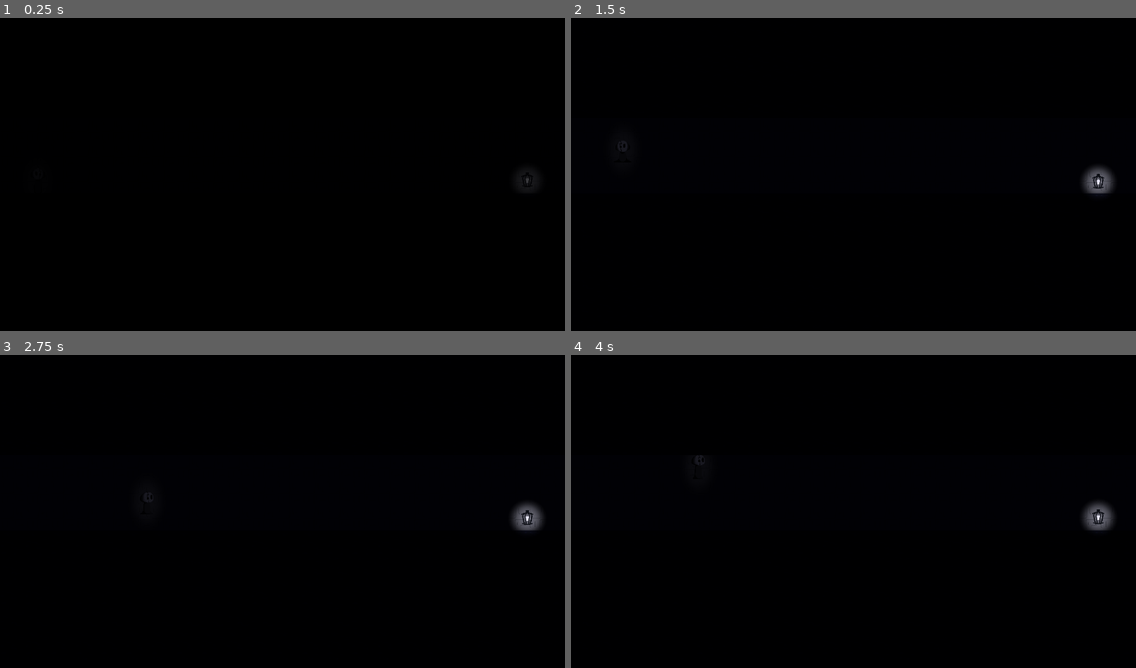
Above: before the commit, frames 1-4 (two rows, left to right).
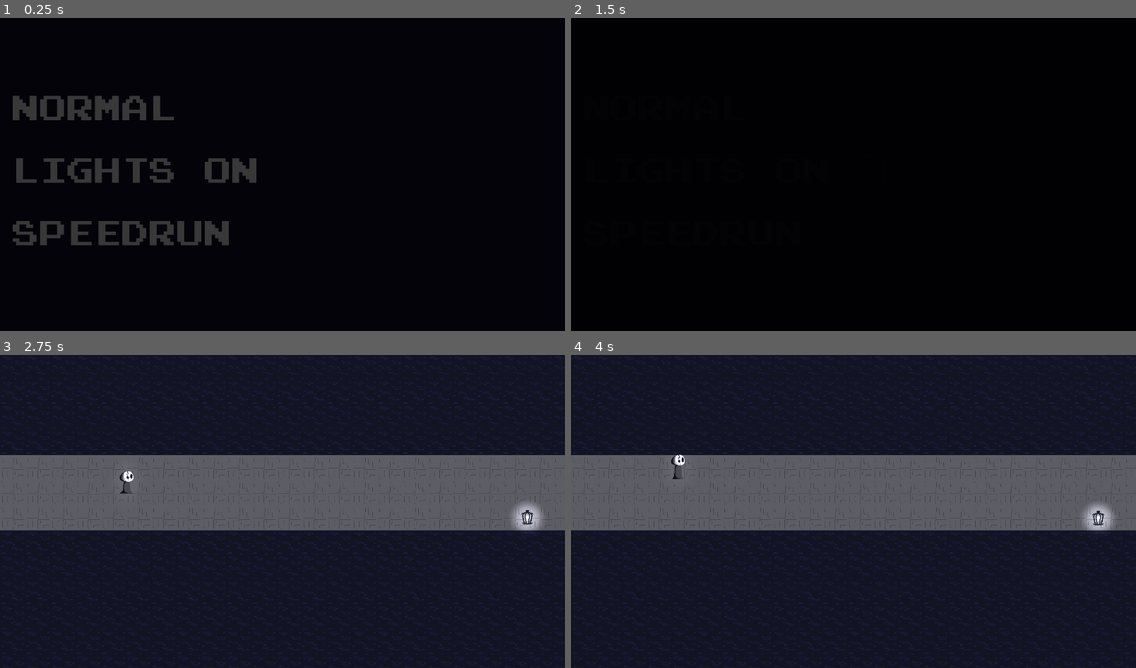
Above: after the commit, the same moments.

Repository: sammiemac/lost-gamejam
Game: Godot game, scene res://Screens/Difficulty.tscn
Same seed, same stepped clock (60 frames per second), same inputs: the game is played once before the commit and once after it. Before the commit the project starts from res://Levels/Level1.tscn.
Inputs (mouse positions are in pixels of both pictures, inside the frame that each line leads up to):
- Up to frame 1 (0.25 s): no input
- Up to frame 2 (1.5 s): click (734, 171) at 0.5 s, where only the run after the commit has a clickable "LIGHTS ON"; move the mouse to (977, 158) at 1.27 s; hold D (right) from 1.28 s (still down); tap W (up) at 1.35 s; click (977, 158) at 1.42 s
- Up to frame 3 (2.75 s): keep holding D (right); tap W (up) at 1.52, 1.82, 2.1, 2.27, 2.57 s; move the mouse to (169, 527) at 2.02 s; click (169, 527) at 2.17 s
- Up to frame 4 (4 s): move the mouse to (910, 442) at 2.77 s; release D (right) at 2.78 s; hold A (left) 2.78-3.53 s; tap W (up) at 2.85, 3.6, 3.77 s; click (910, 442) at 2.92 s; move the mouse to (825, 574) at 3.52 s; hold D (right) from 3.53 s (still down); click (825, 574) at 3.67 s

The runs differ from the first frame. In frame 1, 4.4% of the frame differs, in the area x 2-94%, y 24-73%; in frame 2, 0.4%; in frame 3, 100%, in the area x 0-100%, y 0-100%; in frame 4, 100%.

Commit message:
implementing different modes

Diff:
--- a/lost-gamejam/Global.gd
+++ b/lost-gamejam/Global.gd
@@ -1,5 +1,8 @@
 extends Node
 
+
+var lights_on = false
+var speedrun = false
 
 var level = 1
 
@@ -8,3 +11,9 @@
 var scene_done = false
 
 var deaths = 0
+
+var time_start = 0
+var time_now = 0
+
+func get_time():
+	pass
--- a/lost-gamejam/Levels/Level1.gd
+++ b/lost-gamejam/Levels/Level1.gd
@@ -1,12 +1,15 @@
 extends Node2D
 
 
+onready var global = get_node("/root/Global")
 onready var music = get_node("/root/Music")
 
 
 func _ready():
 	$AnimationPlayer.play("fade in")
 	music.play_music()
+	if global.lights_on:
+		$Shadow.visible = false
 
 
 func _on_Area2D_body_entered(body):
@@ -23,4 +26,5 @@
 	if anim_name == "fade in":
 		$AnimationPlayer.play("hover")
 	if anim_name == "fade out":
-		get_tree().change_scene("res://Levels/Scene1.tscn")
+# warning-ignore:return_value_discarded
+		get_tree().change_scene("res://Screens/Scene1.tscn")
--- a/lost-gamejam/Levels/Level2.gd
+++ b/lost-gamejam/Levels/Level2.gd
@@ -15,6 +15,11 @@
 	global.level = 2
 	$AnimationPlayer.play("fade in")
 	$AnimationPlayer.play("tut fade in")
+
+	if global.lights_on or global.speedrun:
+		$Shadow.visible = false
+	if global.speedrun:
+		$AnimationPlayer.play("tut off")
 
 
 func _process(_delta):
@@ -61,6 +66,7 @@
 
 func _on_Spike_body_entered(body):
 	if body.is_in_group("Player"):
+		global.deaths += 1
 		$AnimationPlayer.play("damage_spike")
 		$Player/Hurt.play()
 		$Player.damaged = true
@@ -74,14 +80,21 @@
 	if anim_name == "damage_enemy" or anim_name == "damage_spike":
 		$AnimationPlayer.play("fade out")
 
+	# Normal and Lights On mode
 	if anim_name == "fade out" and not level_complete:
-		global.deaths += 1
 # warning-ignore:return_value_discarded
-		get_tree().change_scene("res://Levels/GameOver.tscn")
+		get_tree().change_scene("res://Screens/GameOver.tscn")
 	elif anim_name == "fade out" and level_complete:
-#		print("change scene")
 # warning-ignore:return_value_discarded
-		get_tree().change_scene("res://Levels/Scene2.tscn")
+		get_tree().change_scene("res://Screens/Scene2.tscn")
+
+	# Speedrun mode
+	if anim_name == "fade out" and not level_complete and global.speedrun:
+# warning-ignore:return_value_discarded
+		get_tree().change_scene("res://Levels/Level2.tscn")
+	elif anim_name == "fade out" and level_complete and global.speedrun:
+# warning-ignore:return_value_discarded
+		get_tree().change_scene("res://Levels/Level3.tscn")
 
 
 func _on_Light_body_entered(body):
--- a/lost-gamejam/Levels/Level2.tscn
+++ b/lost-gamejam/Levels/Level2.tscn
@@ -152,6 +152,21 @@
 "transitions": PoolRealArray( 1, 1 ),
 "update": 0,
 "values": [ Color( 1, 1, 1, 1 ), Color( 1, 1, 1, 0 ) ]
+}
+
+[sub_resource type="Animation" id=12]
+resource_name = "tut off"
+tracks/0/type = "value"
+tracks/0/path = NodePath("Tutorial/Label:modulate")
+tracks/0/interp = 1
+tracks/0/loop_wrap = true
+tracks/0/imported = false
+tracks/0/enabled = true
+tracks/0/keys = {
+"times": PoolRealArray( 0 ),
+"transitions": PoolRealArray( 1 ),
+"update": 0,
+"values": [ Color( 1, 1, 1, 0 ) ]
 }
 
 [node name="Level2" type="Node2D"]
@@ -315,6 +330,7 @@
 anims/no_damage = SubResource( 11 )
 "anims/tut fade in" = SubResource( 10 )
 "anims/tut fade out" = SubResource( 9 )
+"anims/tut off" = SubResource( 12 )
 
 [node name="Timer" type="Timer" parent="."]
 wait_time = 3.0
--- a/lost-gamejam/Levels/Level3.gd
+++ b/lost-gamejam/Levels/Level3.gd
@@ -17,7 +17,10 @@
 
 	$AnimationPlayer.play("fade in")
 
-	if global.checkpoint == 0:
+	if global.lights_on or global.speedrun:
+		$Shadow.visible = false
+
+	if global.checkpoint == 0 and not global.speedrun:
 		$AnimationPlayer.play("tut fade in")
 	else:
 		$AnimationPlayer.play("tut off")
@@ -100,6 +103,7 @@
 
 func _on_Spike_body_entered(body):
 	if body.is_in_group("Player"):
+		global.deaths += 1
 		$AnimationPlayer.play("damage_spike")
 		$Player/Hurt.play()
 		$Player.damaged = true
@@ -114,16 +118,15 @@
 		$AnimationPlayer.play("fade out")
 
 	if anim_name == "fade out" and not level_complete:
-		global.deaths += 1
 # warning-ignore:return_value_discarded
-		get_tree().change_scene("res://Levels/GameOver.tscn")
+		get_tree().change_scene("res://Screens/GameOver.tscn")
 	elif anim_name == "fade out" and level_complete:
 # warning-ignore:return_value_discarded
-		get_tree().change_scene("res://Levels/Scene4.tscn")
+		get_tree().change_scene("res://Screens/Scene4.tscn")
 
 	if anim_name == "scene fade out":
 # warning-ignore:return_value_discarded
-		get_tree().change_scene("res://Levels/Scene3.tscn")
+		get_tree().change_scene("res://Screens/Scene3.tscn")
 
 
 func _on_Light_body_entered(body):
--- a/lost-gamejam/Levels/Level3.tscn
+++ b/lost-gamejam/Levels/Level3.tscn
@@ -203,6 +203,7 @@
 align = 1
 
 [node name="Shadow" type="CanvasModulate" parent="."]
+visible = false
 color = Color( 0, 0, 0, 1 )
 
 [node name="TileMap" parent="." instance=ExtResource( 5 )]
@@ -469,6 +470,30 @@
 
 [node name="Spike23" parent="Spikes2" instance=ExtResource( 3 )]
 position = Vector2( 2272, 1248 )
+
+[node name="Spike26" parent="Spikes2" instance=ExtResource( 3 )]
+position = Vector2( 1440, 288 )
+rotation = 1.5708
+
+[node name="Spike27" parent="Spikes2" instance=ExtResource( 3 )]
+position = Vector2( 1440, 352 )
+rotation = 1.5708
+
+[node name="Spike28" parent="Spikes2" instance=ExtResource( 3 )]
+position = Vector2( 1440, 416 )
+rotation = 1.5708
+
+[node name="Spike29" parent="Spikes2" instance=ExtResource( 3 )]
+position = Vector2( 1504, 800 )
+rotation = -1.5708
+
+[node name="Spike30" parent="Spikes2" instance=ExtResource( 3 )]
+position = Vector2( 1504, 864 )
+rotation = -1.5708
+
+[node name="Spike31" parent="Spikes2" instance=ExtResource( 3 )]
+position = Vector2( 1504, 928 )
+rotation = -1.5708
 
 [node name="Panel" type="Panel" parent="."]
 modulate = Color( 0, 0, 0, 0 )
@@ -563,5 +588,11 @@
 [connection signal="body_entered" from="Spikes2/Spike21" to="." method="_on_Spike_body_entered"]
 [connection signal="body_entered" from="Spikes2/Spike22" to="." method="_on_Spike_body_entered"]
 [connection signal="body_entered" from="Spikes2/Spike23" to="." method="_on_Spike_body_entered"]
+[connection signal="body_entered" from="Spikes2/Spike26" to="." method="_on_Spike_body_entered"]
+[connection signal="body_entered" from="Spikes2/Spike27" to="." method="_on_Spike_body_entered"]
+[connection signal="body_entered" from="Spikes2/Spike28" to="." method="_on_Spike_body_entered"]
+[connection signal="body_entered" from="Spikes2/Spike29" to="." method="_on_Spike_body_entered"]
+[connection signal="body_entered" from="Spikes2/Spike30" to="." method="_on_Spike_body_entered"]
+[connection signal="body_entered" from="Spikes2/Spike31" to="." method="_on_Spike_body_entered"]
 [connection signal="animation_finished" from="AnimationPlayer" to="." method="_on_AnimationPlayer_animation_finished"]
 [connection signal="timeout" from="Timer" to="." method="_on_Timer_timeout"]
--- /dev/null
+++ b/lost-gamejam/Screens/Difficulty.gd
@@ -0,0 +1,65 @@
+extends Control
+
+
+onready var global = get_node("/root/Global")
+
+
+func _ready():
+	$AnimationPlayer.play("fade in")
+
+
+func _on_Normal_mouse_entered():
+	$Panel/TextNormal.visible = true
+
+
+func _on_LightsOn_mouse_entered():
+	$Panel/TextLightsOn.visible = true
+
+
+func _on_Speedrun_mouse_entered():
+	$Panel/TextSpeedrun.visible = true
+
+
+func _on_Normal_mouse_exited():
+	$Panel/TextNormal.visible = false
+
+
+func _on_LightsOn_mouse_exited():
+	$Panel/TextLightsOn.visible = false
+
+
+func _on_Speedrun_mouse_exited():
+	$Panel/TextSpeedrun.visible = false
+
+
+func _on_Normal_pressed():
+	$Panel/Normal.disabled = true
+	$Panel/LightsOn.disabled = true
+	$Panel/Speedrun.disabled = true
+	$AnimationPlayer.play("fade out")
+
+
+func _on_LightsOn_pressed():
+	global.lights_on = true
+	$Panel/Normal.disabled = true
+	$Panel/LightsOn.disabled = true
+	$Panel/Speedrun.disabled = true
+	$AnimationPlayer.play("fade out")
+
+
+func _on_Speedrun_pressed():
+	global.speedrun = true
+	$Panel/Normal.disabled = true
+	$Panel/LightsOn.disabled = true
+	$Panel/Speedrun.disabled = true
+	$AnimationPlayer.play("fade out")
+
+
+func _on_AnimationPlayer_animation_finished(anim_name):
+	if anim_name == "fade out":
+		if global.speedrun:
+# warning-ignore:return_value_discarded
+			get_tree().change_scene("res://Levels/Level2.tscn")
+		else:
+# warning-ignore:return_value_discarded
+			get_tree().change_scene("res://Levels/Level1.tscn")
--- /dev/null
+++ b/lost-gamejam/Screens/Difficulty.tscn
@@ -0,0 +1,138 @@
+[gd_scene load_steps=6 format=2]
+
+[ext_resource path="res://Screens/Difficulty.gd" type="Script" id=1]
+[ext_resource path="res://new_theme.tres" type="Theme" id=2]
+
+[sub_resource type="Animation" id=1]
+length = 0.001
+tracks/0/type = "value"
+tracks/0/path = NodePath(".:modulate")
+tracks/0/interp = 1
+tracks/0/loop_wrap = true
+tracks/0/imported = false
+tracks/0/enabled = true
+tracks/0/keys = {
+"times": PoolRealArray( 0 ),
+"transitions": PoolRealArray( 1 ),
+"update": 0,
+"values": [ Color( 1, 1, 1, 1 ) ]
+}
+
+[sub_resource type="Animation" id=2]
+resource_name = "fade in"
+tracks/0/type = "value"
+tracks/0/path = NodePath(".:modulate")
+tracks/0/interp = 1
+tracks/0/loop_wrap = true
+tracks/0/imported = false
+tracks/0/enabled = true
+tracks/0/keys = {
+"times": PoolRealArray( 0, 1 ),
+"transitions": PoolRealArray( 1, 1 ),
+"update": 0,
+"values": [ Color( 0, 0, 0, 1 ), Color( 1, 1, 1, 1 ) ]
+}
+
+[sub_resource type="Animation" id=3]
+resource_name = "fade out"
+tracks/0/type = "value"
+tracks/0/path = NodePath(".:modulate")
+tracks/0/interp = 1
+tracks/0/loop_wrap = true
+tracks/0/imported = false
+tracks/0/enabled = true
+tracks/0/keys = {
+"times": PoolRealArray( 0, 1 ),
+"transitions": PoolRealArray( 1, 1 ),
+"update": 0,
+"values": [ Color( 1, 1, 1, 1 ), Color( 0, 0, 0, 1 ) ]
+}
+
+[node name="Difficulty" type="Control"]
+anchor_right = 1.0
+anchor_bottom = 1.0
+script = ExtResource( 1 )
+
+[node name="Panel" type="Panel" parent="."]
+margin_right = 1440.0
+margin_bottom = 800.0
+theme = ExtResource( 2 )
+
+[node name="Normal" type="Button" parent="Panel"]
+anchor_top = 0.5
+anchor_bottom = 0.5
+margin_left = 32.0
+margin_top = -208.0
+margin_right = 542.0
+margin_bottom = -122.0
+text = "NORMAL"
+align = 0
+
+[node name="LightsOn" type="Button" parent="Panel"]
+anchor_top = 0.5
+anchor_bottom = 0.5
+margin_left = 32.0
+margin_top = -48.0
+margin_right = 797.0
+margin_bottom = 38.0
+text = "LIGHTS ON"
+align = 0
+
+[node name="Speedrun" type="Button" parent="Panel"]
+anchor_top = 0.5
+anchor_bottom = 0.5
+margin_left = 32.0
+margin_top = 112.0
+margin_right = 712.0
+margin_bottom = 198.0
+text = "SPEEDRUN"
+align = 0
+
+[node name="TextNormal" type="Label" parent="Panel"]
+visible = false
+margin_left = 768.0
+margin_top = 192.0
+margin_right = 1344.0
+margin_bottom = 461.0
+text = "Play the game at its  intended difficulty.
+
+All the lights are off and you need to use the LANTERN to find your way out."
+autowrap = true
+
+[node name="TextLightsOn" type="Label" parent="Panel"]
+visible = false
+margin_left = 768.0
+margin_top = 192.0
+margin_right = 1344.0
+margin_bottom = 597.0
+text = "Plays like normal mode, but all the lights are on.
+
+Use this mode if you want to practice the correct paths, or if you want an easier experience."
+autowrap = true
+
+[node name="TextSpeedrun" type="Label" parent="Panel"]
+visible = false
+margin_left = 768.0
+margin_top = 192.0
+margin_right = 1344.0
+margin_bottom = 563.0
+text = "Plays like lights on mode, but it skips all the cutscenes and displays a timer at the end.
+
+Use this mode if you want a quick experience, or if you want to time your run."
+autowrap = true
+
+[node name="AnimationPlayer" type="AnimationPlayer" parent="."]
+anims/RESET = SubResource( 1 )
+"anims/fade in" = SubResource( 2 )
+"anims/fade out" = SubResource( 3 )
+
+[connection signal="mouse_entered" from="Panel/Normal" to="." method="_on_Normal_mouse_entered"]
+[connection signal="mouse_exited" from="Panel/Normal" to="." method="_on_Normal_mouse_exited"]
+[connection signal="pressed" from="Panel/Normal" to="." method="_on_Normal_pressed"]
+[connection signal="mouse_entered" from="Panel/LightsOn" to="." method="_on_LightsOn_mouse_entered"]
+[connection signal="mouse_exited" from="Panel/LightsOn" to="." method="_on_LightsOn_mouse_exited"]
+[connection signal="pressed" from="Panel/LightsOn" to="." method="_on_LightsOn_pressed"]
+[connection signal="mouse_entered" from="Panel/Speedrun" to="." method="_on_Speedrun_mouse_entered"]
+[connection signal="mouse_exited" from="Panel/Speedrun" to="." method="_on_Speedrun_mouse_exited"]
+[connection signal="pressed" from="Panel/Speedrun" to="." method="_on_Speedrun_pressed"]
+[connection signal="animation_finished" from="AnimationPlayer" to="." method="_on_AnimationPlayer_animation_finished"]
--- a/lost-gamejam/Levels/End.tscn
+++ b/lost-gamejam/Screens/End.tscn
@@ -1,7 +1,7 @@
 [gd_scene load_steps=5 format=2]
 
 [ext_resource path="res://new_theme.tres" type="Theme" id=1]
-[ext_resource path="res://Levels/End.gd" type="Script" id=2]
+[ext_resource path="res://Screens/End.gd" type="Script" id=2]
 
 [sub_resource type="Animation" id=1]
 length = 0.001
--- a/lost-gamejam/Levels/GameOver.tscn
+++ b/lost-gamejam/Screens/GameOver.tscn
@@ -1,7 +1,7 @@
 [gd_scene load_steps=6 format=2]
 
 [ext_resource path="res://new_theme.tres" type="Theme" id=1]
-[ext_resource path="res://Levels/GameOver.gd" type="Script" id=2]
+[ext_resource path="res://Screens/GameOver.gd" type="Script" id=2]
 
 [sub_resource type="Animation" id=2]
 length = 0.001
--- a/lost-gamejam/Levels/Scene1.tscn
+++ b/lost-gamejam/Screens/Scene1.tscn
@@ -1,7 +1,7 @@
 [gd_scene load_steps=6 format=2]
 
-[ext_resource path="res://Levels/scene1.png" type="Texture" id=1]
-[ext_resource path="res://Levels/Scene1.gd" type="Script" id=2]
+[ext_resource path="res://Screens/scene1.png" type="Texture" id=1]
+[ext_resource path="res://Screens/Scene1.gd" type="Script" id=2]
 
 [sub_resource type="Animation" id=1]
 length = 0.001
--- a/lost-gamejam/Levels/Scene2.tscn
+++ b/lost-gamejam/Screens/Scene2.tscn
@@ -1,7 +1,7 @@
 [gd_scene load_steps=6 format=2]
 
-[ext_resource path="res://Levels/scene2.png" type="Texture" id=1]
-[ext_resource path="res://Levels/Scene2.gd" type="Script" id=2]
+[ext_resource path="res://Screens/scene2.png" type="Texture" id=1]
+[ext_resource path="res://Screens/Scene2.gd" type="Script" id=2]
 
 [sub_resource type="Animation" id=1]
 length = 0.001
--- a/lost-gamejam/Levels/Scene3.tscn
+++ b/lost-gamejam/Screens/Scene3.tscn
@@ -1,7 +1,7 @@
 [gd_scene load_steps=6 format=2]
 
-[ext_resource path="res://Levels/Scene3.gd" type="Script" id=1]
-[ext_resource path="res://Levels/scene3.png" type="Texture" id=2]
+[ext_resource path="res://Screens/Scene3.gd" type="Script" id=1]
+[ext_resource path="res://Screens/scene3.png" type="Texture" id=2]
 
 [sub_resource type="Animation" id=1]
 length = 0.001
--- a/lost-gamejam/Levels/Scene4.gd
+++ b/lost-gamejam/Screens/Scene4.gd
@@ -11,7 +11,7 @@
 
 	if anim_name == "fade out":
 # warning-ignore:return_value_discarded
-		get_tree().change_scene("res://Levels/End.tscn")
+		get_tree().change_scene("res://Screens/End.tscn")
 
 
 func _on_Timer_timeout():
--- a/lost-gamejam/Levels/Scene4.tscn
+++ b/lost-gamejam/Screens/Scene4.tscn
@@ -1,7 +1,7 @@
 [gd_scene load_steps=6 format=2]
 
-[ext_resource path="res://Levels/scene4.png" type="Texture" id=1]
-[ext_resource path="res://Levels/Scene4.gd" type="Script" id=2]
+[ext_resource path="res://Screens/scene4.png" type="Texture" id=1]
+[ext_resource path="res://Screens/Scene4.gd" type="Script" id=2]
 
 [sub_resource type="Animation" id=1]
 length = 0.001
--- a/lost-gamejam/new_theme.tres
+++ b/lost-gamejam/new_theme.tres
@@ -1,10 +1,12 @@
-[gd_resource type="Theme" load_steps=8 format=2]
+[gd_resource type="Theme" load_steps=9 format=2]
 
 [ext_resource path="res://Fonts/prstart.ttf" type="DynamicFontData" id=1]
 
 [sub_resource type="DynamicFont" id=3]
-size = 85
+size = 70
 font_data = ExtResource( 1 )
+
+[sub_resource type="StyleBoxEmpty" id=7]
 
 [sub_resource type="StyleBoxEmpty" id=5]
 
@@ -13,7 +15,7 @@
 [sub_resource type="StyleBoxEmpty" id=6]
 
 [sub_resource type="DynamicFont" id=1]
-size = 64
+size = 30
 font_data = ExtResource( 1 )
 
 [sub_resource type="StyleBoxFlat" id=2]
@@ -23,6 +25,7 @@
 Button/colors/font_color_hover = Color( 0.458824, 0.47451, 0.729412, 1 )
 Button/colors/font_color_pressed = Color( 0.290196, 0.231373, 0.411765, 1 )
 Button/fonts/font = SubResource( 3 )
+Button/styles/disabled = SubResource( 7 )
 Button/styles/hover = SubResource( 5 )
 Button/styles/normal = SubResource( 4 )
 Button/styles/pressed = SubResource( 6 )
--- a/lost-gamejam/project.godot
+++ b/lost-gamejam/project.godot
@@ -11,7 +11,7 @@
 [application]
 
 config/name="lost-gamejam"
-run/main_scene="res://Levels/Level1.tscn"
+run/main_scene="res://Screens/Difficulty.tscn"
 config/icon="res://icon.png"
 
 [autoload]
Not shown: 1 places in lost-gamejam/Levels/Level2.tscn that only renumber resources
Renamed: lost-gamejam/Levels/End.gd -> lost-gamejam/Screens/End.gd
Renamed: lost-gamejam/Levels/GameOver.gd -> lost-gamejam/Screens/GameOver.gd
Renamed: lost-gamejam/Levels/Scene1.gd -> lost-gamejam/Screens/Scene1.gd
Renamed: lost-gamejam/Levels/Scene2.gd -> lost-gamejam/Screens/Scene2.gd
Renamed: lost-gamejam/Levels/Scene3.gd -> lost-gamejam/Screens/Scene3.gd
Renamed: lost-gamejam/Levels/cover.png -> lost-gamejam/Screens/cover.png
Not shown, changed: lost-gamejam/Screens/cover.png.import
Renamed: lost-gamejam/Levels/scene1.png -> lost-gamejam/Screens/scene1.png
Not shown, changed: lost-gamejam/Screens/scene1.png.import
Renamed: lost-gamejam/Levels/scene2.png -> lost-gamejam/Screens/scene2.png
Not shown, changed: lost-gamejam/Screens/scene2.png.import
(and 9 more such lines)
